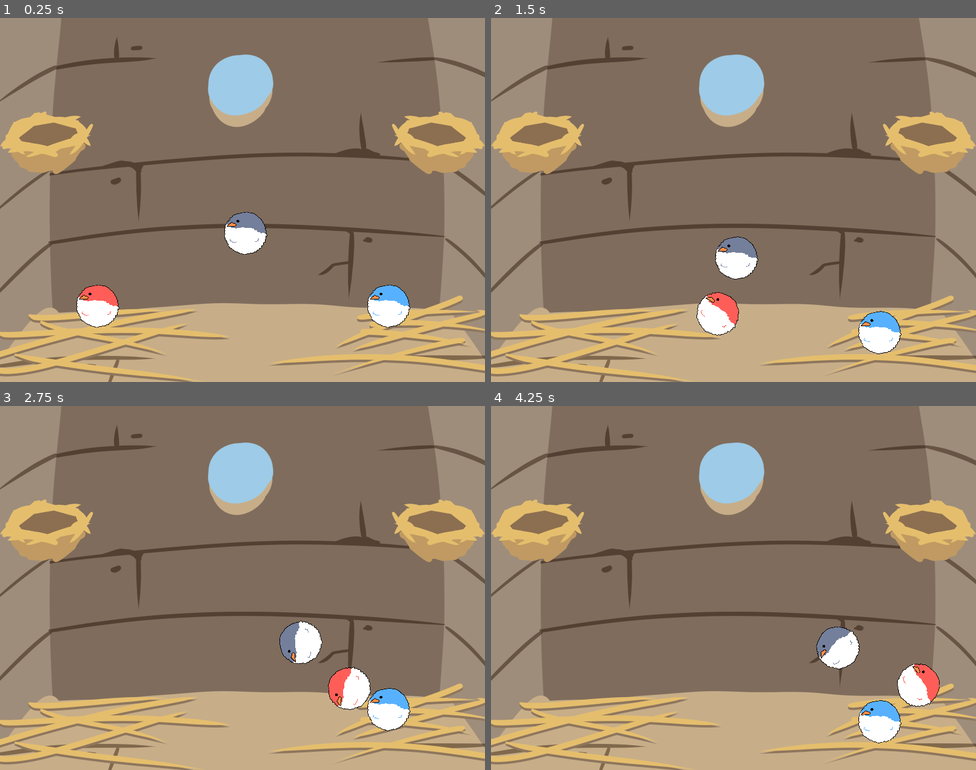
Above: before the commit, frames 1-4 (two rows, left to right).
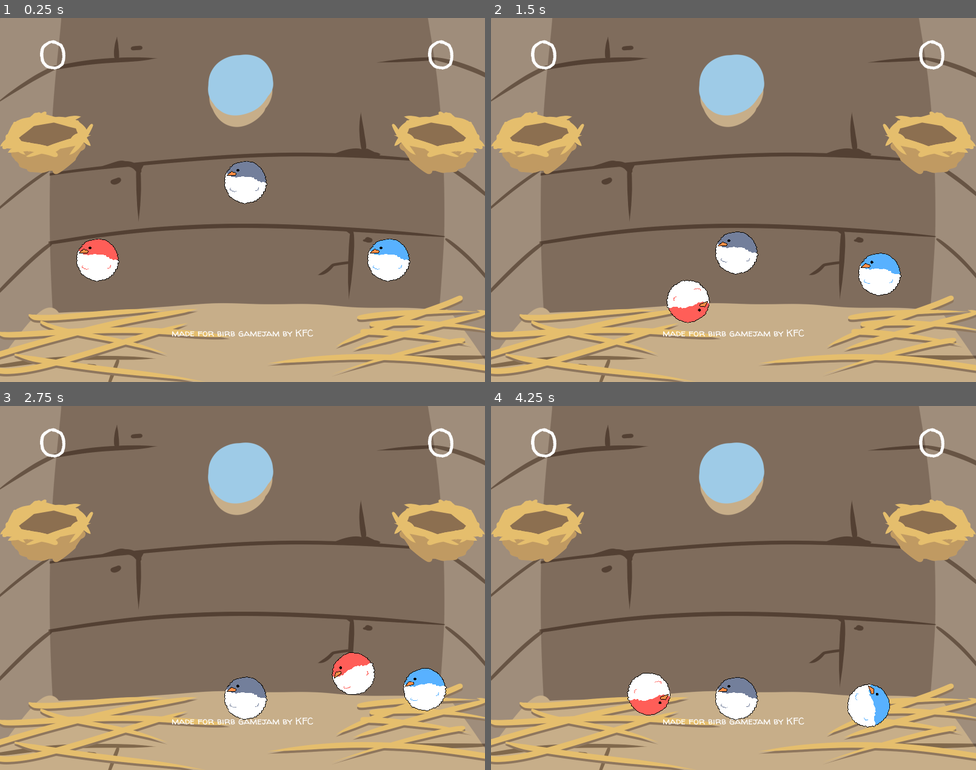
Above: after the commit, the same moments.

Repository: UnRealReincarlution/birbsketbol-64
Game: Godot game, scene res://Main.tscn
The game is run twice, just before and just after one commit, with the same random seed, the same clock (stepped at 60 frames per second) and the same inputs.
Inputs (mouse positions are in pixels of both pictures, inside the frame that each line leads up to):
- Up to frame 1 (0.25 s): no input
- Up to frame 2 (1.5 s): tap Enter at 0.5 s; move the mouse to (840, 181) at 0.52 s; hold D 0.53-1.28 s; click (840, 181) at 0.67 s; move the mouse to (636, 218) at 1.27 s; hold S from 1.28 s (still down)
- Up to frame 3 (2.75 s): move the mouse to (291, 507) at 2.02 s; release S at 2.03 s; hold D from 2.03 s (still down)
- Up to frame 4 (4.25 s): move the mouse to (709, 660) at 2.77 s; release D at 2.78 s; hold W 2.78-3.53 s; click (709, 660) at 2.92 s; move the mouse to (879, 642) at 3.52 s; hold A from 3.53 s (still down)

The runs differ from the first frame. In frame 1, 5.3% of the frame differs, in the area x 8-94%, y 6-88%; in frame 2, 4.0%; in frame 3, 4.6%; in frame 4, 4.8%.

Commit message:
Add score display.

Diff:
--- a/GameManager.gd
+++ b/GameManager.gd
@@ -13,5 +13,8 @@
 			score_player_2 += 1
 		2:
 			score_player_1 += 1
-	print("Player 1 score: ", score_player_1)
-	print("Player 2 score: ", score_player_2)
+	update_score_display()
+
+func update_score_display():
+	$Player_1_Score.text = str(score_player_1)
+	$Player_2_Score.text = str(score_player_2)
--- a/Main.tscn
+++ b/Main.tscn
@@ -6,6 +6,8 @@
 [ext_resource path="res://Birb_Player.tscn" type="PackedScene" id=4]
 [ext_resource path="res://birb_player_2.png" type="Texture" id=5]
 [ext_resource path="res://GameManager.gd" type="Script" id=6]
+[ext_resource path="res://walter_turncoat_regular.tres" type="DynamicFont" id=7]
+[ext_resource path="res://WalterTurncoat-Regular.ttf" type="DynamicFontData" id=8]
 
 [sub_resource type="PhysicsMaterial" id=3]
 bounce = 0.9
@@ -15,6 +17,16 @@
 
 [sub_resource type="RectangleShape2D" id=2]
 extents = Vector2( 800, 8 )
+
+[sub_resource type="Theme" id=4]
+default_font = ExtResource( 7 )
+
+[sub_resource type="DynamicFont" id=5]
+size = 32
+font_data = ExtResource( 8 )
+
+[sub_resource type="Theme" id=6]
+default_font = SubResource( 5 )
 
 [node name="World" type="Node2D"]
 
@@ -26,7 +38,7 @@
 [node name="Birb_Ball" type="RigidBody2D" parent="." groups=[
 "ball",
 ]]
-position = Vector2( 807.875, 679.862 )
+position = Vector2( 808, 512 )
 physics_material_override = SubResource( 3 )
 __meta__ = {
 "_edit_group_": true
@@ -40,10 +52,10 @@
 shape = SubResource( 1 )
 
 [node name="Birb_Player_1" parent="." instance=ExtResource( 4 )]
-position = Vector2( 320, 920 )
+position = Vector2( 320, 768 )
 
 [node name="Birb_Player_2" parent="." instance=ExtResource( 4 )]
-position = Vector2( 1280, 920 )
+position = Vector2( 1280, 768 )
 control = 2
 
 [node name="Sprite" parent="Birb_Player_2" index="0"]
@@ -83,11 +95,45 @@
 player = 2
 
 [node name="GameManager" type="Control" parent="."]
-margin_right = 40.0
-margin_bottom = 40.0
+margin_right = 1600.0
+margin_bottom = 1200.0
 script = ExtResource( 6 )
 __meta__ = {
 "_edit_use_anchors_": false
 }
 
+[node name="Player_1_Score" type="Label" parent="GameManager"]
+margin_left = 128.0
+margin_top = 32.0
+margin_right = 221.0
+margin_bottom = 208.0
+theme = SubResource( 4 )
+text = "0"
+align = 1
+valign = 1
+__meta__ = {
+"_edit_use_anchors_": false
+}
+
+[node name="Player_2_Score" type="Label" parent="GameManager"]
+margin_left = 1408.0
+margin_top = 32.0
+margin_right = 1501.0
+margin_bottom = 208.0
+theme = SubResource( 4 )
+text = "0"
+align = 1
+valign = 1
+__meta__ = {
+"_edit_use_anchors_": false
+}
+
+[node name="Author" type="Label" parent="GameManager"]
+margin_top = 1016.0
+margin_right = 1600.0
+margin_bottom = 1256.0
+theme = SubResource( 6 )
+text = "made for birb gamejam by KFC"
+align = 1
+
 [editable path="Birb_Player_2"]
--- /dev/null
+++ b/walter_turncoat_regular.tres
@@ -0,0 +1,7 @@
+[gd_resource type="DynamicFont" load_steps=2 format=2]
+
+[ext_resource path="res://WalterTurncoat-Regular.ttf" type="DynamicFontData" id=1]
+
+[resource]
+size = 128
+font_data = ExtResource( 1 )
Not shown: 1 places in Main.tscn that only renumber resources
Binary file added: WalterTurncoat-Regular.ttf
